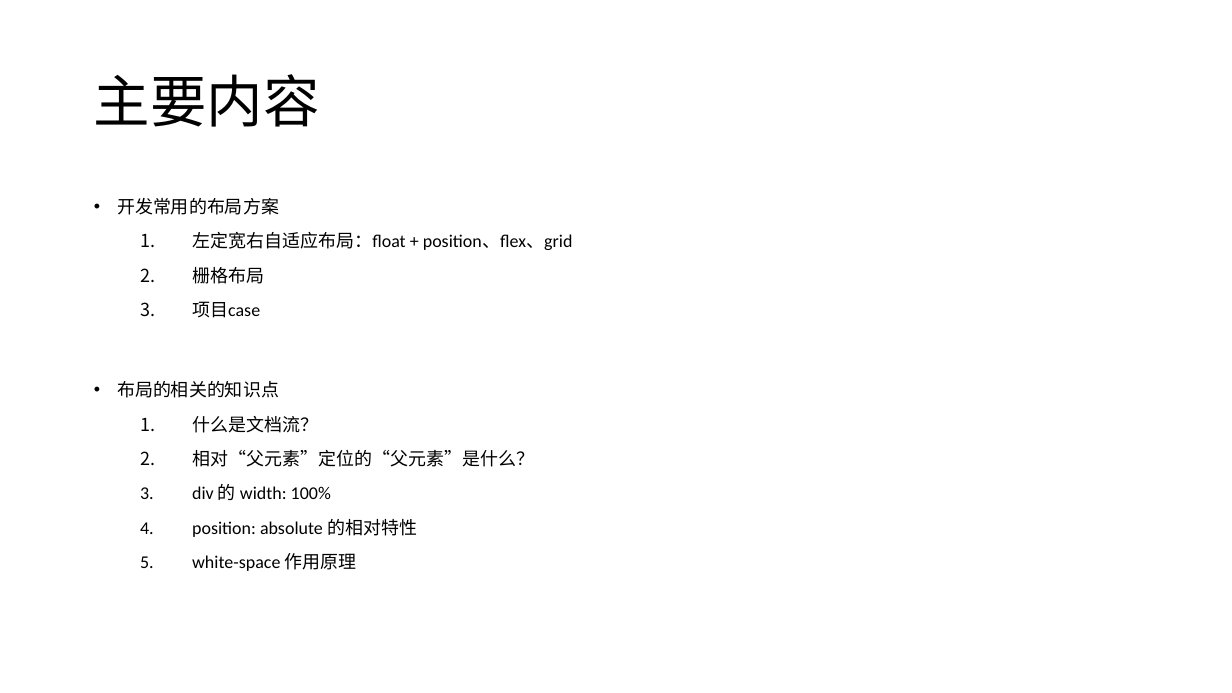
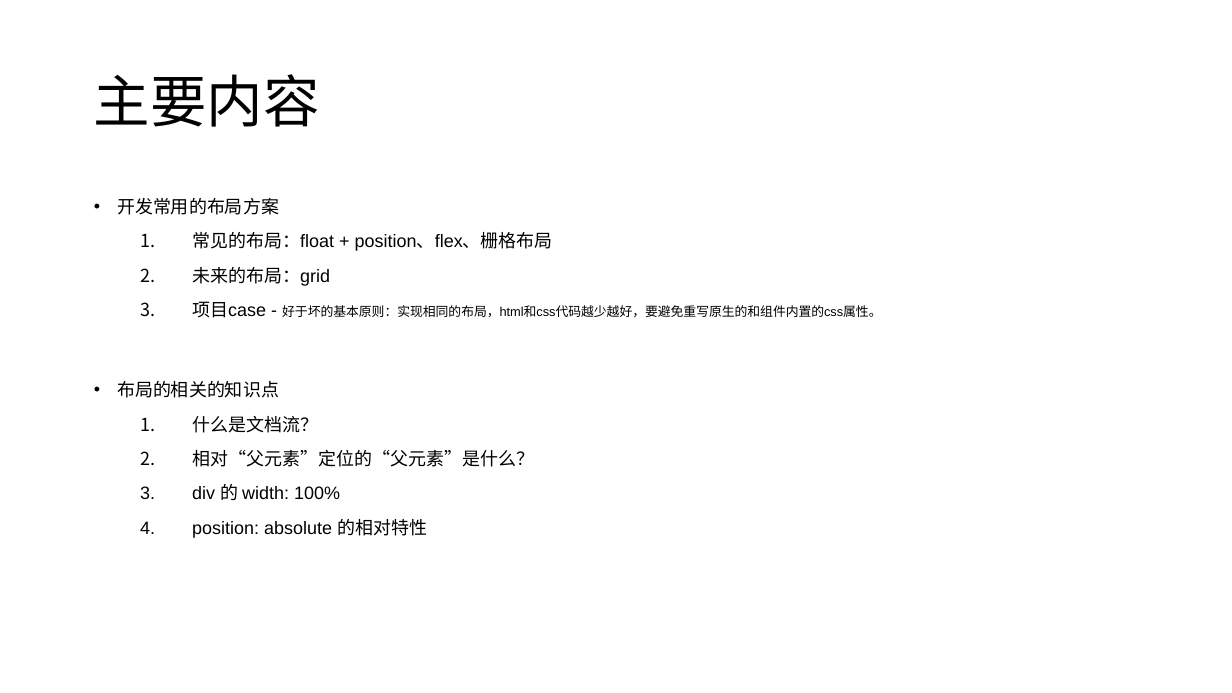
Before and after one commit to FBmm/Frontend-blog, a slide deck: slide 2 of CSS/css分享/css分享 - 布局.pptx. Drawn at 1232x693 pixels with LibreOffice and Linux fonts; fonts in the diff are those of the drawing. Boxes give left, top, right and bottom in pixels: in the first picture for what was removed or moved away, otherwise in the second. Text is boxed around its words. In the diff, an @@ line names an element or a change of style, - is before the commit and + after.

```diff
--- a/CSS/css分享/css分享 - 布局.pptx
+++ b/CSS/css分享/css分享 - 布局.pptx
@@ text at (117,198,534,538): font Calibri to Arial in "开发常用的布局方案", "布局的相关的知识点", "什么是文档流？", "相对“父元素”定位的“父元素”是什么？" and 2 more places @@
@@ text at (192,232,881,318): text changed; size 14 to 10 pt; font Calibri to Arial @@
-  1. 左定宽右自适应布局：float + position、flex、grid
-  2. 栅格布局
-  3. 项目case
+  1. 常见的布局：float + position、flex、栅格布局
+  2. 未来的布局：grid
+  3. 项目case - 好于坏的基本原则：实现相同的布局，html和css代码越少越好，要避免重写原生的和组件内置的css属性。
@@ text at (192,553,357,571): paragraph removed @@
-  5. white-space 作用原理
```
Also in this commit, not shown: 5 other slides changed, 4 slides added, 1 slide removed, 3 other files.
